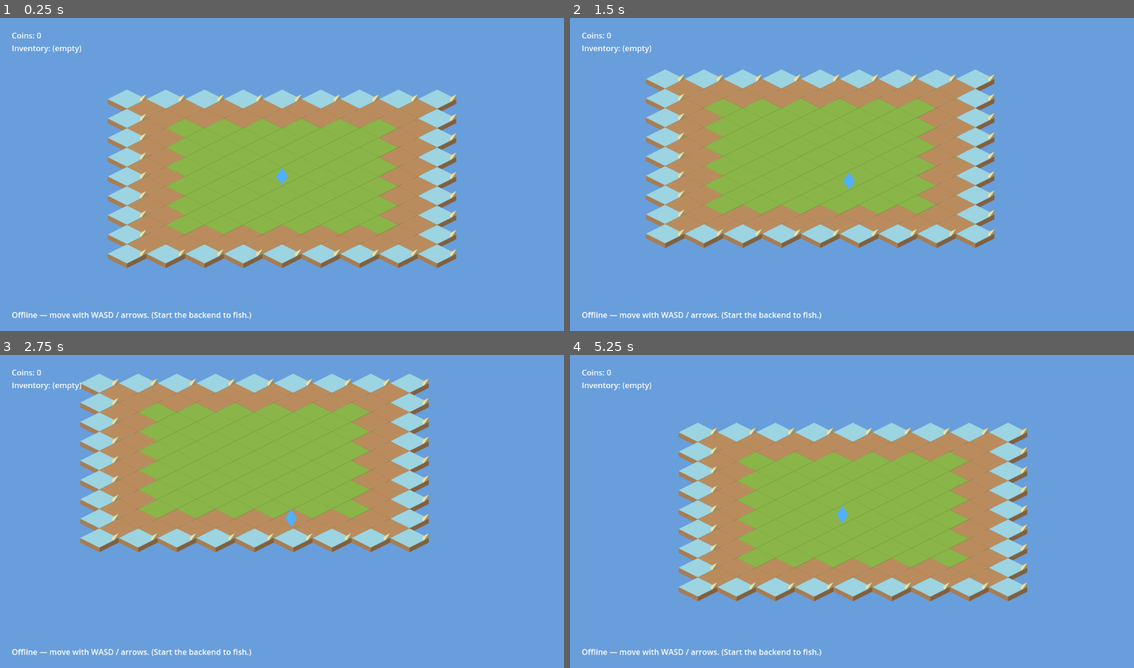
Above: before the commit, frames 1-4 (two rows, left to right).
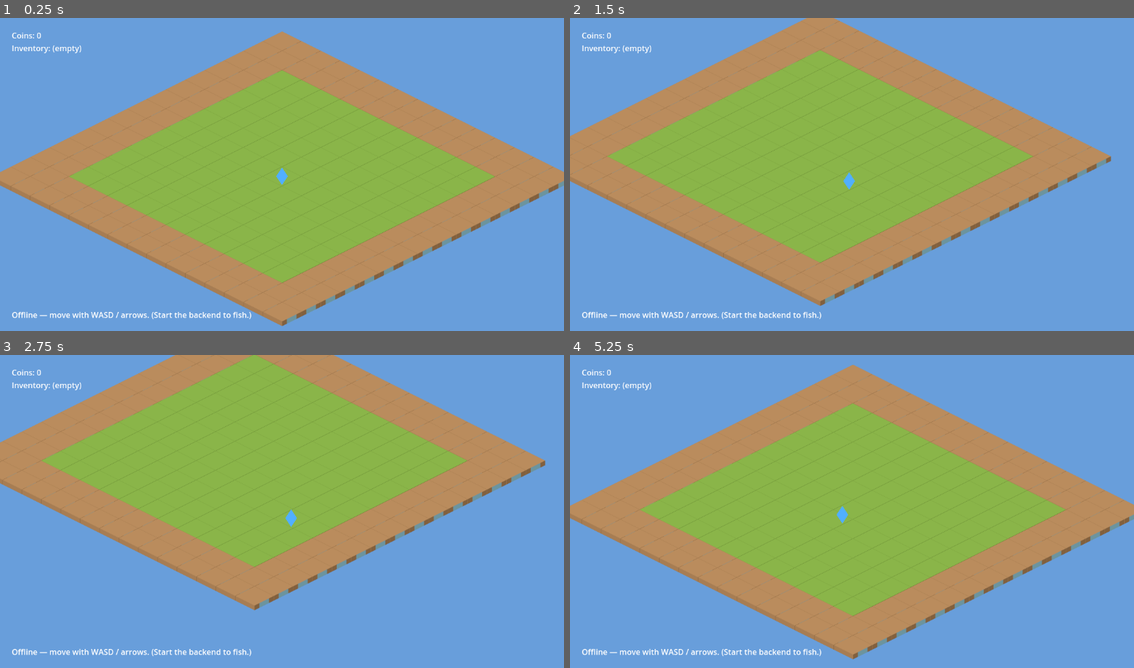
Above: after the commit, the same moments.

Repository: ClaudeDevs/SkyNomads
Game: Godot game, scene res://scenes/world.tscn
Two runs of this game, one before a commit and one after it. Both use one fixed random seed, a clock stepped at 60 frames per second and the inputs below.
Inputs:
- Up to frame 1 (0.25 s): no input
- Up to frame 2 (1.5 s): tap Enter at 0.5 s; hold D (move_right) 0.53-1.28 s; tap E (interact) at 0.6, 1.35 s; hold S (move_down) from 1.28 s (still down)
- Up to frame 3 (2.75 s): release S (move_down) at 2.03 s; hold D (move_right) from 2.03 s (still down); tap E (interact) at 2.1 s
- Up to frame 4 (5.25 s): release D (move_right) at 2.78 s; hold W (move_up) 2.78-3.53 s; tap E (interact) every 0.75 s from 2.85 to 5.1 s; hold A (move_left) 3.53-5.03 s; hold S (move_down) from 5.03 s (still down)

The runs differ from the first frame. In frame 1, 34% of the frame differs, in the area x 0-100%, y 4-99%; in frame 2, 33%; in frame 3, 31%; in frame 4, 34%, in the area x 0-100%, y 3-98%.

Commit message:
Update iso_ground.gd

Diff:
--- a/scripts/systems/iso_ground.gd
+++ b/scripts/systems/iso_ground.gd
@@ -1,38 +1,32 @@
 extends Node2D
 class_name IsoGround
 
-## Draws a floating sky-island from Kenney "Isometric Landscape" tiles (CC0):
-## grass interior, sandy beach ring, water rim. Tiles are real textures; if they
-## fail to load (e.g. import issue) it falls back to procedural diamonds so the
-## build never shows a blank screen.
-##
-## Tiles render back-to-front so the cubes' sides overlap correctly, giving the
-## island real isometric depth.
+## Floating sky-island from Kenney "Isometric Landscape" tiles (CC0): grass core
+## with a sandy dirt-sided rim. No water moat — these are SKY islands. Tiles
+## render back-to-front for real isometric depth; procedural fallback if a
+## texture fails to load.
 
-@export var radius: int = 8
+@export var radius: int = 7
 @export var tile_scale: float = 0.6
 
-# Top-diamond geometry of the Kenney landscape tiles (≈132x66 image, 2:1 top).
-const STEP_X := 66.0   # half tile-width  (x distance per grid step)
-const STEP_Y := 33.0   # half tile-height (y distance per grid step)
-const DIAMOND_CX := 66.0  # diamond centre within the source image (x)
-const DIAMOND_CY := 33.0  # diamond centre within the source image (y)
+const STEP_X := 66.0
+const STEP_Y := 33.0
+const DIAMOND_CX := 66.0
+const DIAMOND_CY := 33.0
 
 var _grass: Texture2D
 var _sand: Texture2D
-var _water: Texture2D
 
 
 func _ready() -> void:
 	_grass = _try_load("res://assets/sprites/tiles/grass.png")
 	_sand = _try_load("res://assets/sprites/tiles/sand.png")
-	_water = _try_load("res://assets/sprites/tiles/water.png")
 	queue_redraw()
 
 
 func _try_load(path: String) -> Texture2D:
 	if ResourceLoader.exists(path):
-		return load(path) as Texture2D  # `as` keeps the declared return type
+		return load(path) as Texture2D
 	return null
 
 
@@ -40,19 +34,15 @@
 	var cells: Array[Vector2i] = []
 	for gx in range(-radius, radius + 1):
 		for gy in range(-radius, radius + 1):
-			if abs(gx) + abs(gy) <= radius:
-				cells.append(Vector2i(gx, gy))
-	# Paint back-to-front (smaller gx+gy is further back / higher on screen).
+			cells.append(Vector2i(gx, gy))
 	cells.sort_custom(func(a, b): return (a.x + a.y) < (b.x + b.y))
 	for c in cells:
 		_draw_tile(c)
 
 
 func _ring_texture(distance: int) -> Texture2D:
-	if distance >= radius:
-		return _water
-	if distance >= radius - 2:
-		return _sand
+	if distance >= radius - 1:
+		return _sand   # sandy rim (2 outer rings)
 	return _grass
 
 
@@ -61,7 +51,7 @@
 		(cell.x - cell.y) * STEP_X * tile_scale,
 		(cell.x + cell.y) * STEP_Y * tile_scale
 	)
-	var distance: int = abs(cell.x) + abs(cell.y)
+	var distance: int = max(abs(cell.x), abs(cell.y))
 	var tex := _ring_texture(distance)
 	if tex == null:
 		_draw_fallback(center, distance)
@@ -71,7 +61,6 @@
 	draw_texture_rect(tex, Rect2(top_left, size), false)
 
 
-## Procedural diamond used only if the textures didn't load.
 func _draw_fallback(center: Vector2, distance: int) -> void:
 	var hw := STEP_X * tile_scale
 	var hh := STEP_Y * tile_scale
@@ -80,8 +69,6 @@
 		center + Vector2(0, hh), center + Vector2(-hw, 0),
 	])
 	var color := Color(0.49, 0.74, 0.42)
-	if distance >= radius:
-		color = Color(0.36, 0.62, 0.86)
-	elif distance >= radius - 2:
+	if distance >= radius - 1:
 		color = Color(0.88, 0.81, 0.58)
 	draw_colored_polygon(pts, color)
